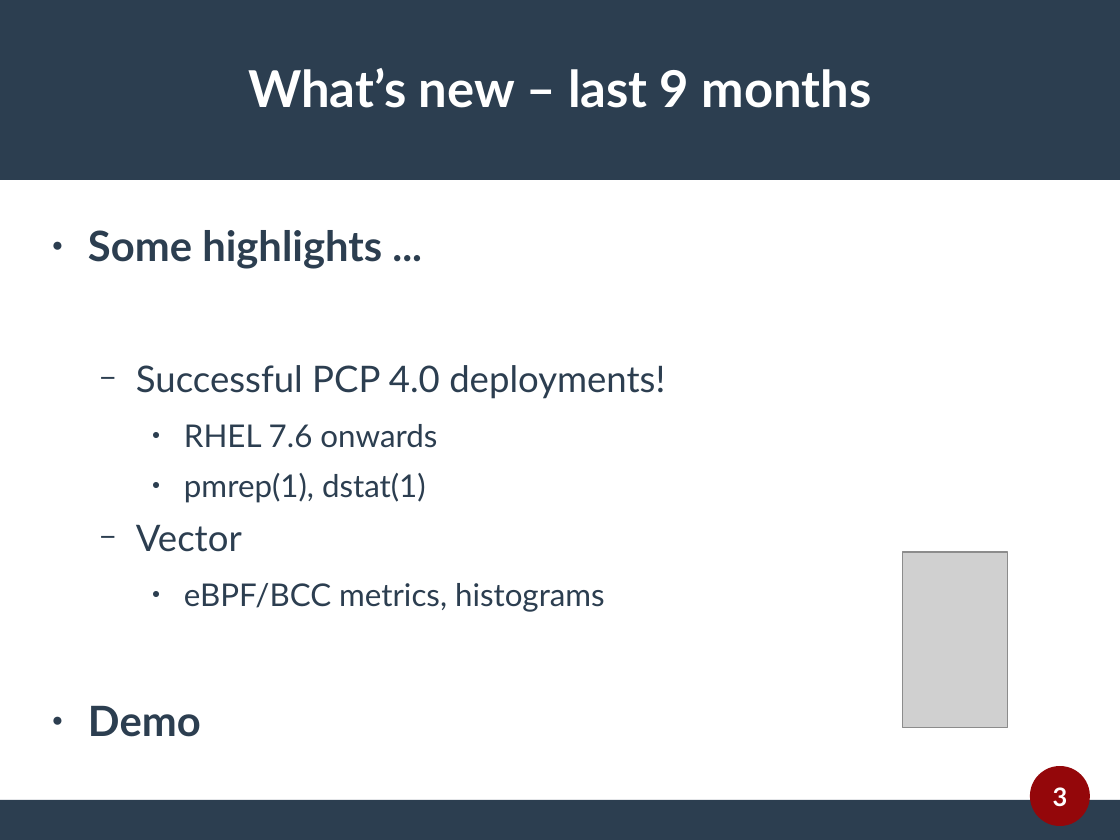
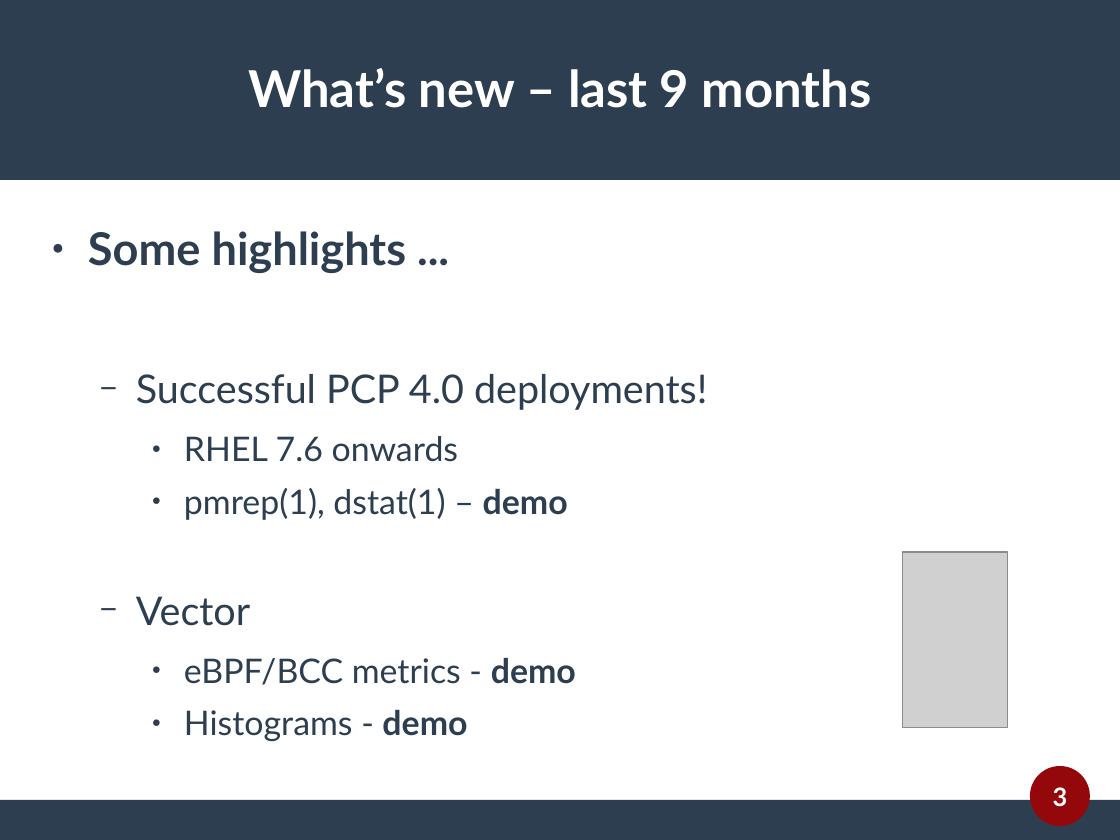
Before and after one commit to sanjulamadurapperuma/performancecopilot.github.io, a slide deck: slide 3 of papers/whats-new-mel.odp. Drawn at 1120x840 pixels with LibreOffice and Linux fonts; fonts in the diff are those of the drawing; grey boxes stand for pictures. Boxes give left, top, right and bottom in pixels: in the first picture for what was removed or moved away, otherwise in the second. Text is boxed around its words. In the diff, an @@ line names an element or a change of style, - is before the commit and + after.

```diff
--- a/papers/whats-new-mel.odp
+++ b/papers/whats-new-mel.odp
@@ text at <box>88,231,707,626</box>: size 29.6 to 32 pt in "Some highlights ..."; size 25.9 to 28 pt in "Successful PCP 4.0 deployments!", "Vector"; size 22.2 to 24 pt in "RHEL 7.6 onwards" @@
@@ text at <box>184,488,568,520</box>: text changed; size 22.2 to 24 pt @@
-    ● pmrep(1), dstat(1)
+    ● pmrep(1), dstat(1) – demo
@@ text at <box>184,658,576,741</box>: text changed; size 22.2 to 24 pt @@
-    ● eBPF/BCC metrics, histograms
-● Demo
+    ● eBPF/BCC metrics - demo
+    ● Histograms - demo
```
Also in this commit, not shown: 7 other slides changed, 1 slide added, 1 slide removed, 17 other files.
